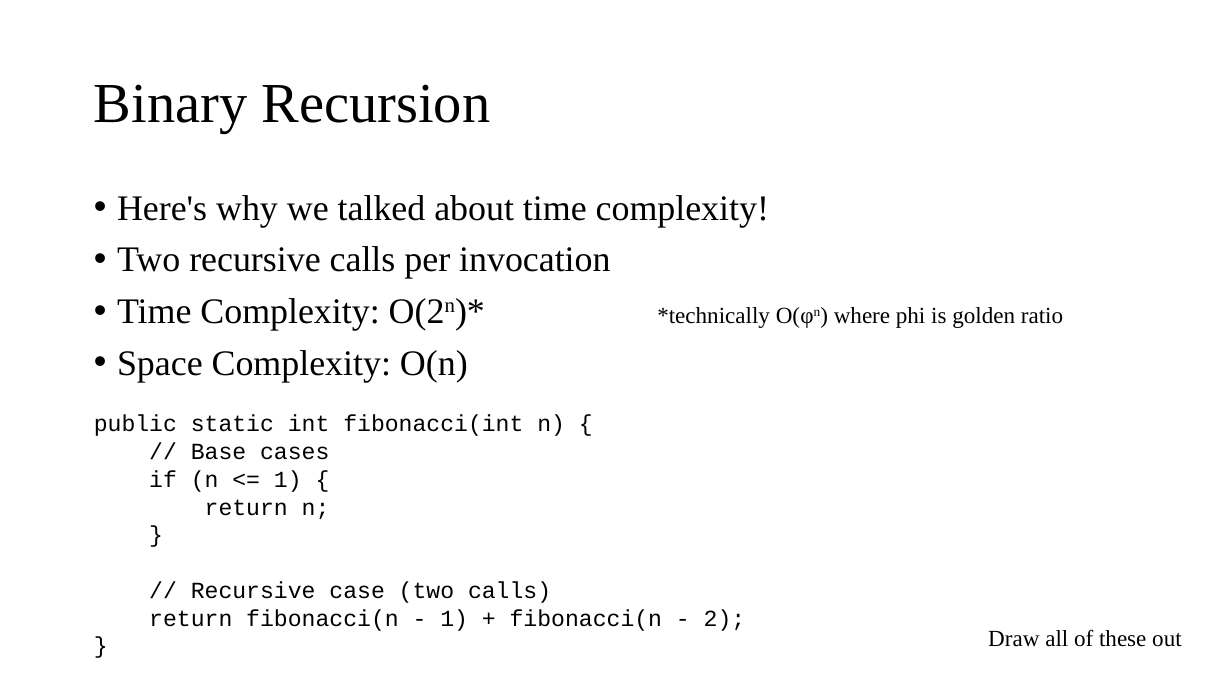
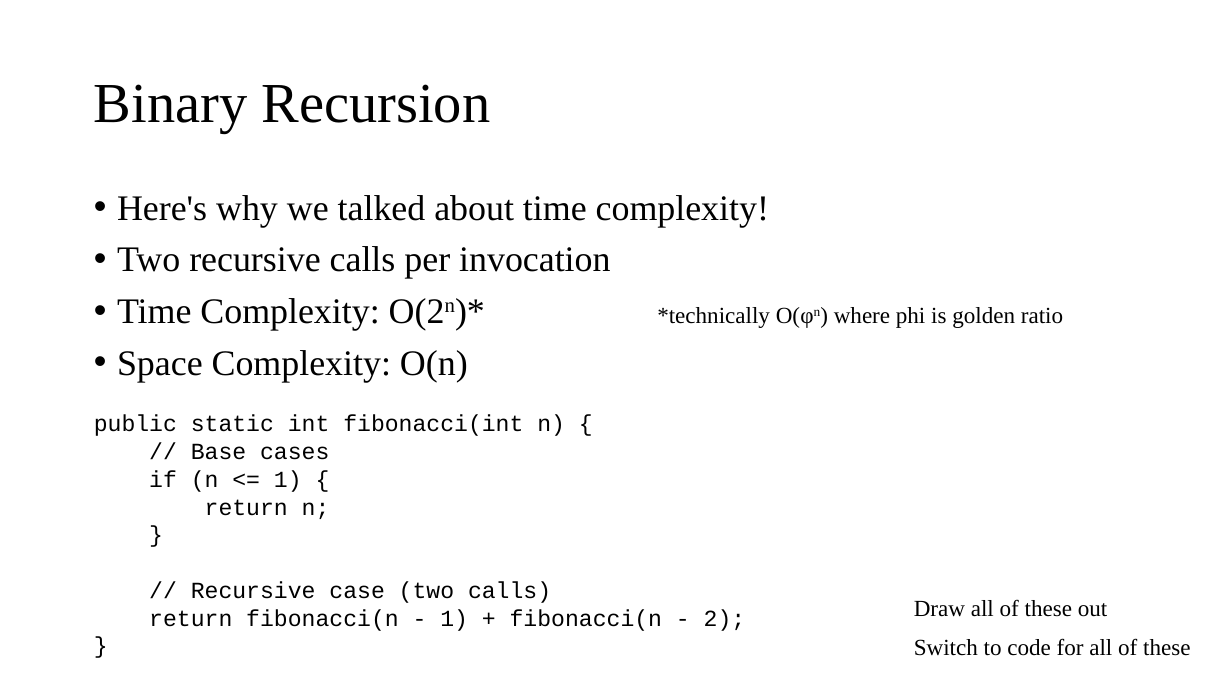
Before and after one commit to AughdonBreslin/CS501IntroToJava, a slide deck: slide 13 of Lectures/14_Recursion.pptx. Drawn at 1232x693 pixels with LibreOffice and Linux fonts; fonts in the diff are those of the drawing. Boxes give left, top, right and bottom in pixels: in the first picture for what was removed or moved away, otherwise in the second. Text is boxed around its words. In the diff, an @@ line names an element or a change of style, - is before the commit and + after.

Commit message:
Lectures 14 Recursion

```diff
--- a/Lectures/14_Recursion.pptx
+++ b/Lectures/14_Recursion.pptx
@@ text "Draw all of these out": place and size @@
-text "Draw all of these out" at (988,629,1181,647)
+text "Draw all of these out" at (914,599,1107,617)
@@ text added at (914,638,1190,656), 18 pt, text #000000 @@
+Switch to code for all of these
```
Also in this commit, not shown: 1 other slide changed, 4 slides added, 7 other files.
